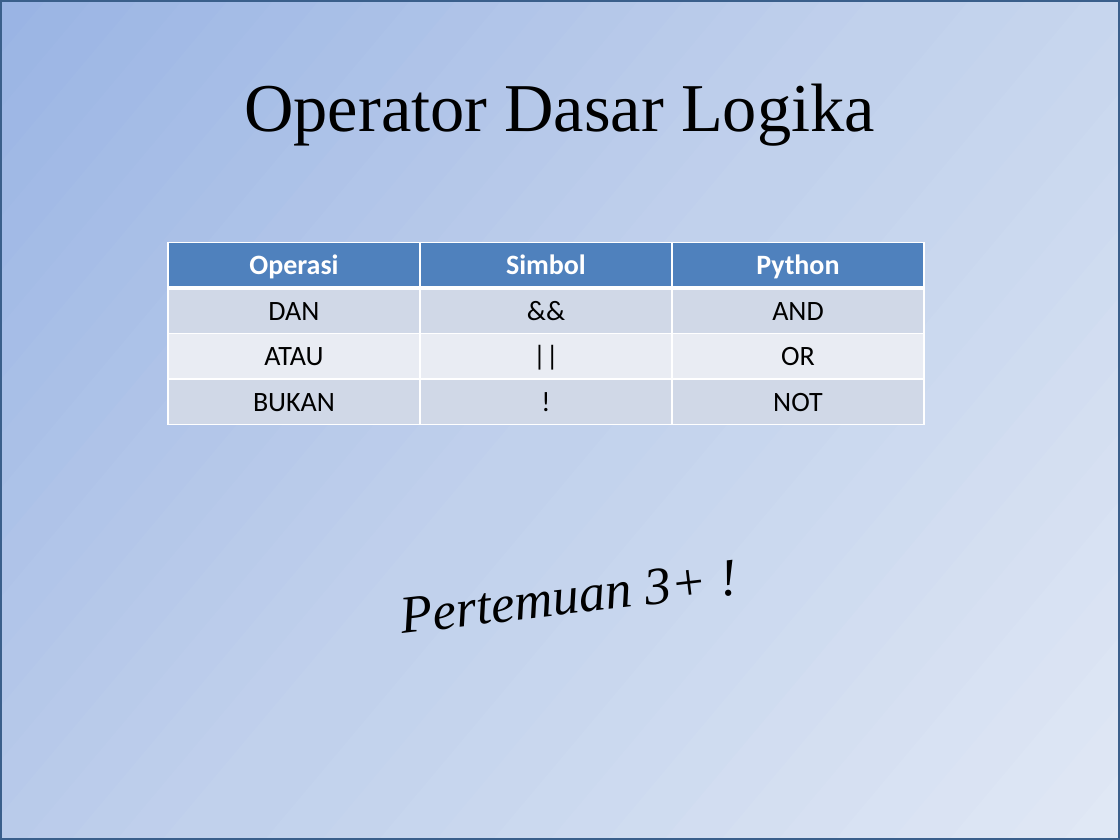
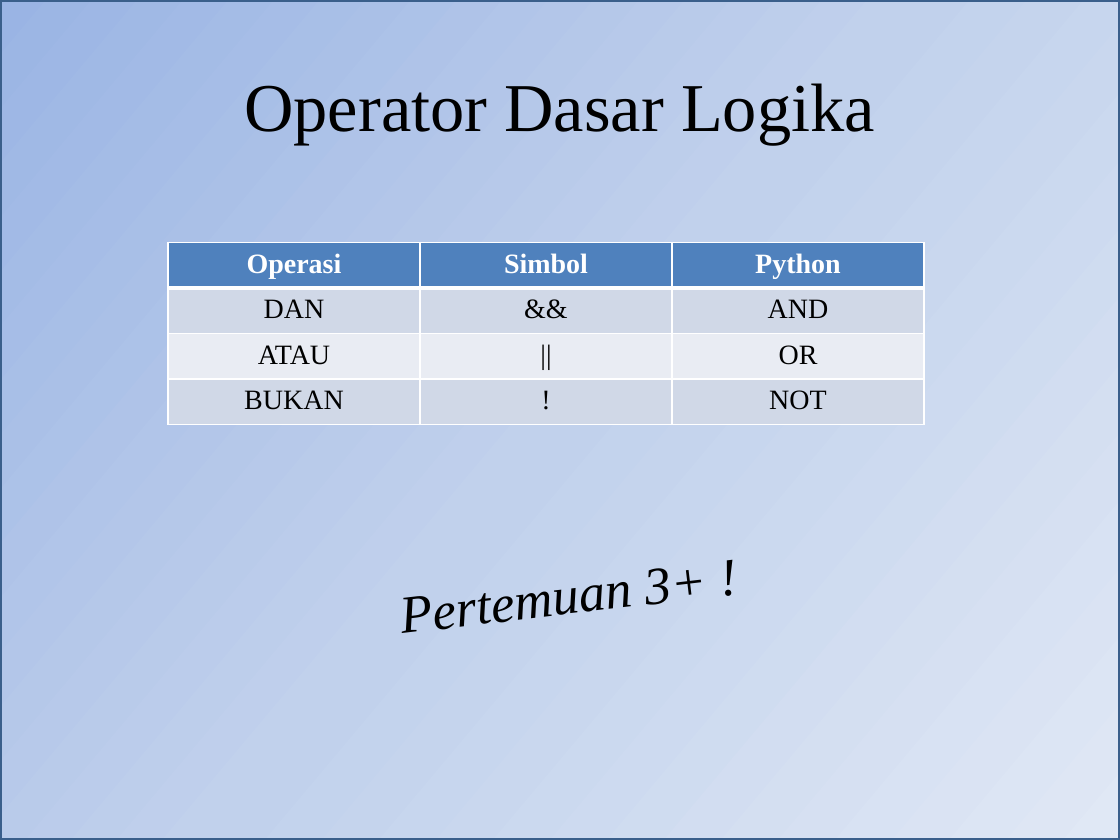
Before and after one commit to blodstone/Pengantar-Algoritma, a slide deck: slide 20 of Presentasi/Pertemuan 2 Pengenalan Algoritma.pptx. Drawn at 1120x840 pixels with LibreOffice and Linux fonts; fonts in the diff are those of the drawing. Boxes give left, top, right and bottom in pixels: in the first picture for what was removed or moved away, otherwise in the second. Text is boxed around its words. In the diff, an @@ line names an element or a change of style, - is before the commit and + after.

```diff
--- a/Presentasi/Pertemuan 2 Pengenalan Algoritma.pptx
+++ b/Presentasi/Pertemuan 2 Pengenalan Algoritma.pptx
@@ table at (168,243,924,424) @@
@@ font Calibri to Times New Roman @@
```
Also in this commit, not shown: 3 other slides changed, 36 other files.
